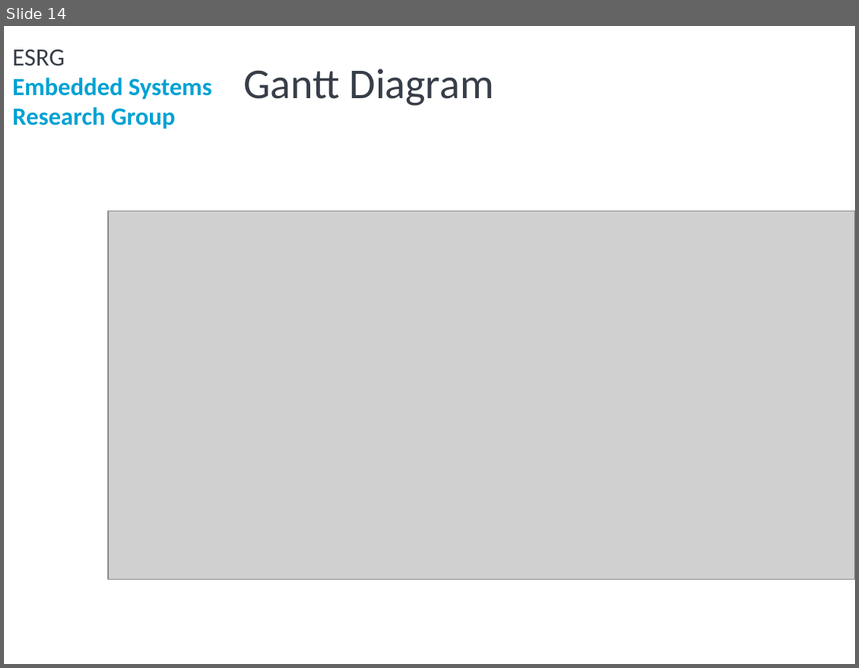
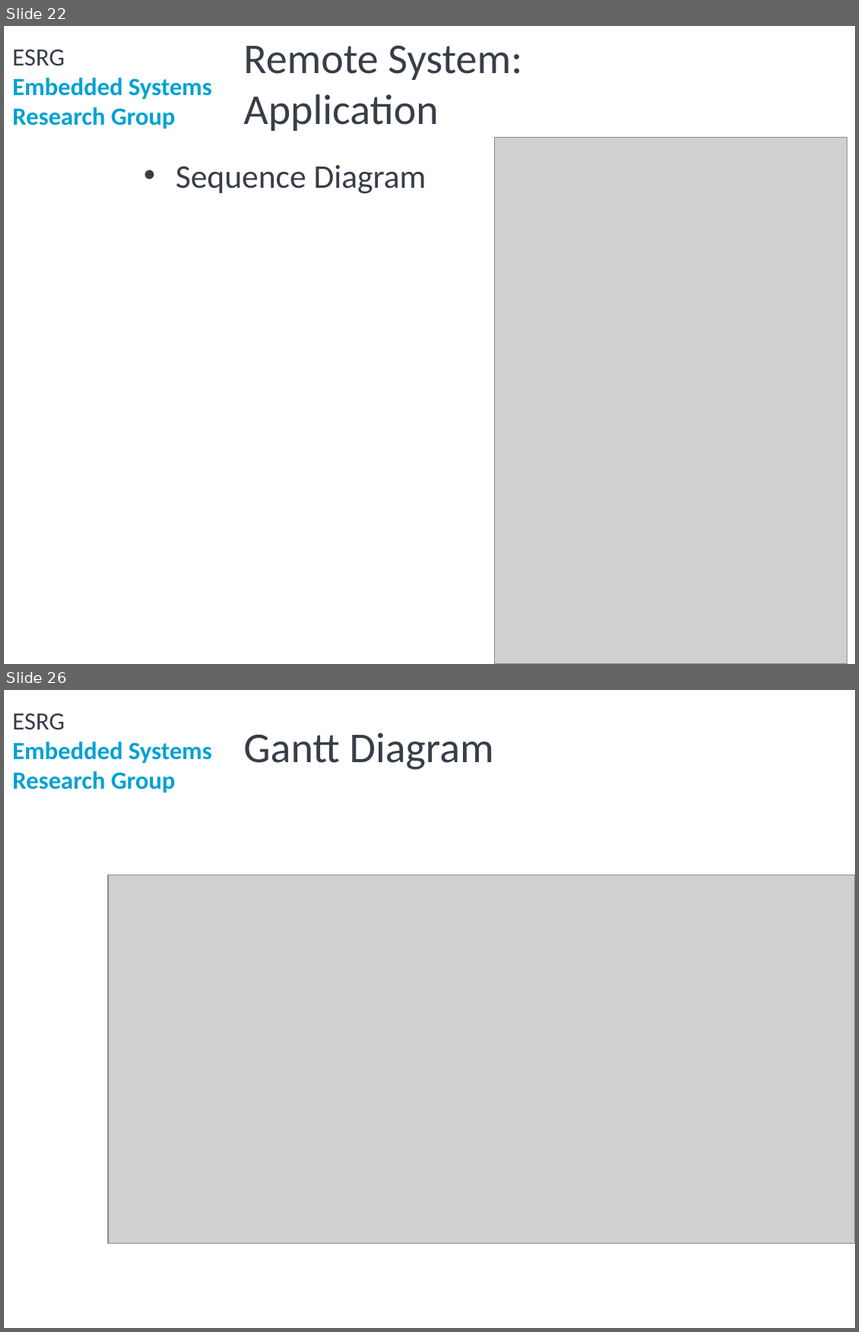
Before and after one commit to ESRGgroup9/slipad, a slide deck: project/group9.pptx. Shown one above the other, each under a label of ours: slide 14 before the commit, slides 22 and 26 after it; the slides between them are not shown. The pictures are 859x668 and 859x1332 pixels, drawn with LibreOffice and Linux fonts; fonts in the diff are those of the drawing; grey boxes stand for pictures; background and template pictures are left out. Boxes give left, top, right and bottom in pixels: in the first picture for what was removed or moved away, otherwise in the second. Text is boxed around its words. In the diff, an @@ line names an element or a change of style, - is before the commit and + after.

```diff
--- a/project/group9.pptx
+++ b/project/group9.pptx
@@ slide 22 added at (x1=4, y1=26, x2=855, y2=664), background #FFFFFF; not listed: 2 template elements that a slide beside it also shows @@
@@ title added at (x1=243, y1=45, x2=522, y2=131), 36 pt, text #373E48 @@
+Remote System:
+Application
@@ picture added at (x1=494, y1=138, x2=848, y2=664) @@
@@ text added at (x1=176, y1=165, x2=427, y2=194), 28 pt, text #373E48 @@
+• Sequence Diagram
@@ what was slide 14 is now slide 26 @@
```
Also in this commit, not shown: 7 slides changed, 17 other slides added, 6 slides removed, 1 other file.
